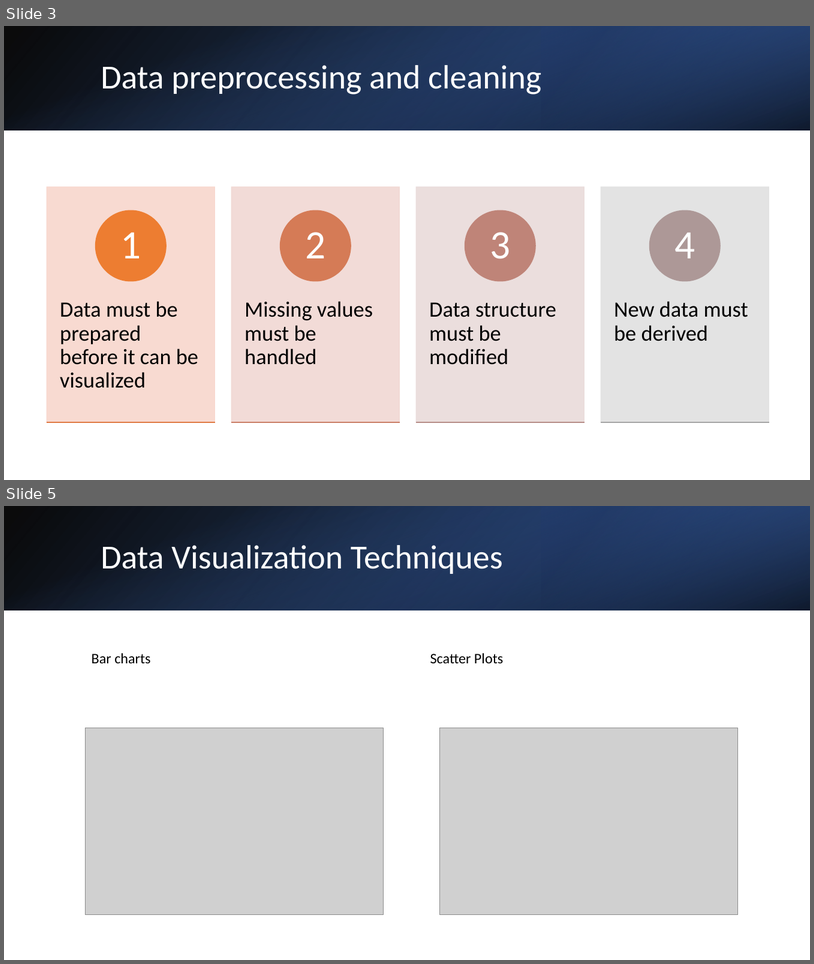
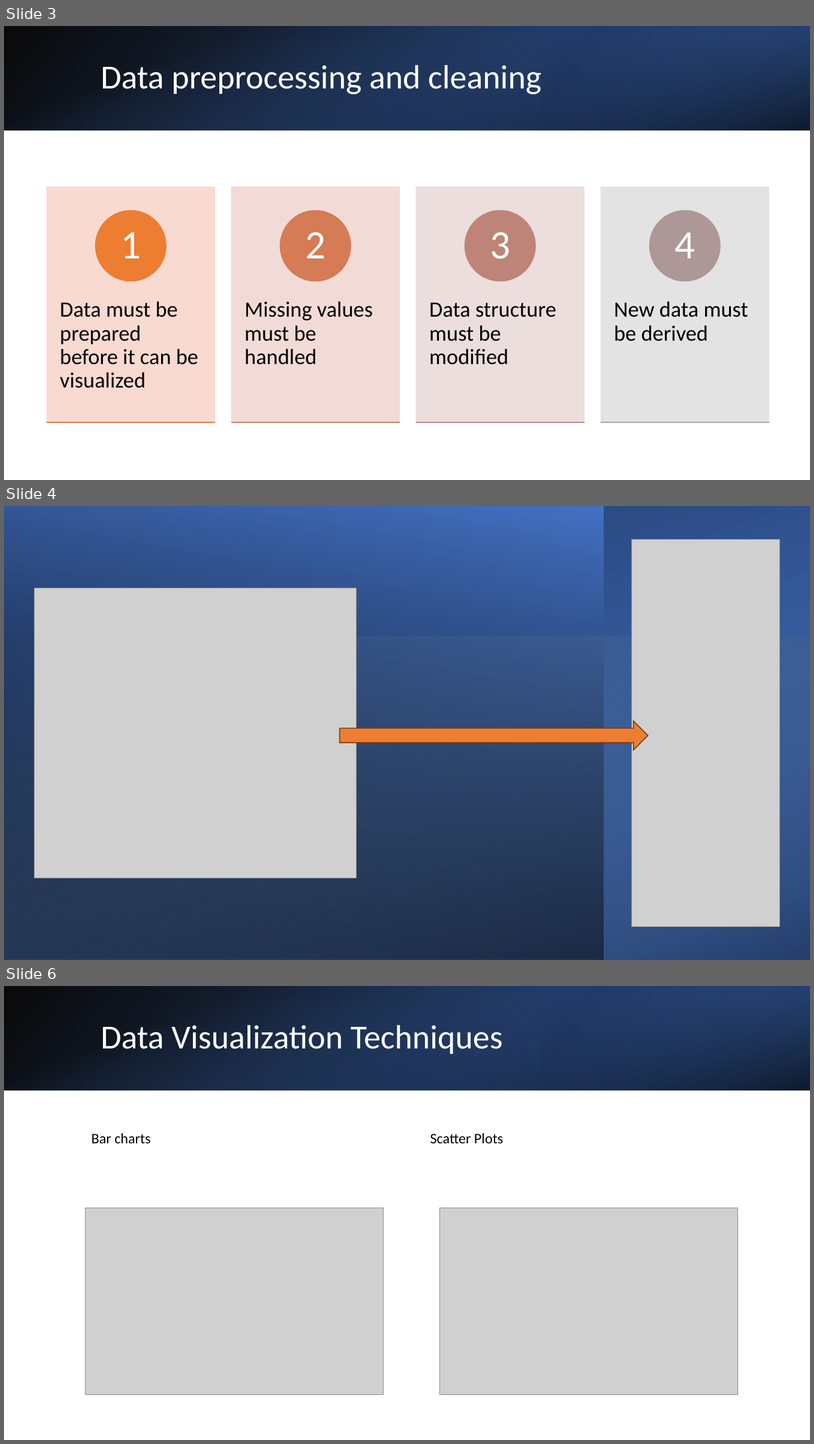
Before and after one commit to apaquette/Bio-Data-Visualization, a slide deck: CA2 Documents/CW_KCSOF_B-Alex-Paquette-C00302989-CA2.pptx. Shown one above the other, each under a label of ours: slides 3 and 5 before the commit, slides 3, 4 and 6 after it; the slides between them are not shown. The pictures are 814x964 and 814x1444 pixels, drawn with LibreOffice and Linux fonts; fonts in the diff are those of the drawing; grey boxes stand for pictures. Boxes give left, top, right and bottom in pixels: in the first picture for what was removed or moved away, otherwise in the second. Text is boxed around its words. In the diff, an @@ line names an element or a change of style, - is before the commit and + after.

```diff
--- a/CA2 Documents/CW_KCSOF_B-Alex-Paquette-C00302989-CA2.pptx
+++ b/CA2 Documents/CW_KCSOF_B-Alex-Paquette-C00302989-CA2.pptx
@@ slide 4 added at [4,506,810,960], background #FFFFFF @@
@@ rectangle added at [4,506,604,960], fill gradient #000000 to #4472C4 @@
@@ rectangle added at [5,506,810,960], fill gradient #4472C4 to #203864 @@
@@ picture added at [632,539,780,926] @@
@@ picture added at [34,588,357,878] @@
@@ rectangle added at [4,636,810,960], fill gradient #9DC3E6 to #000000 @@
@@ right arrow added at [340,721,648,750], fill #ED7D31, outline #683715 1 pt @@
@@ what was slide 5 is now slide 6 @@
```
Also in this commit, not shown: 1 slide changed, 1 other file.
